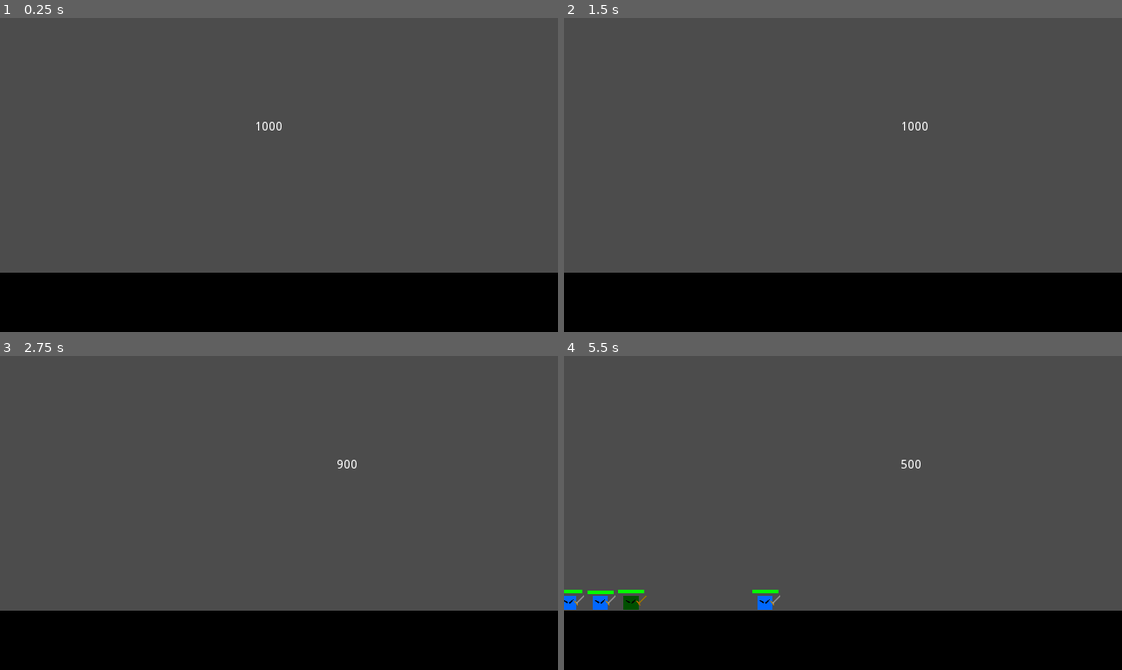
Above: before the commit, frames 1-4 (two rows, left to right).
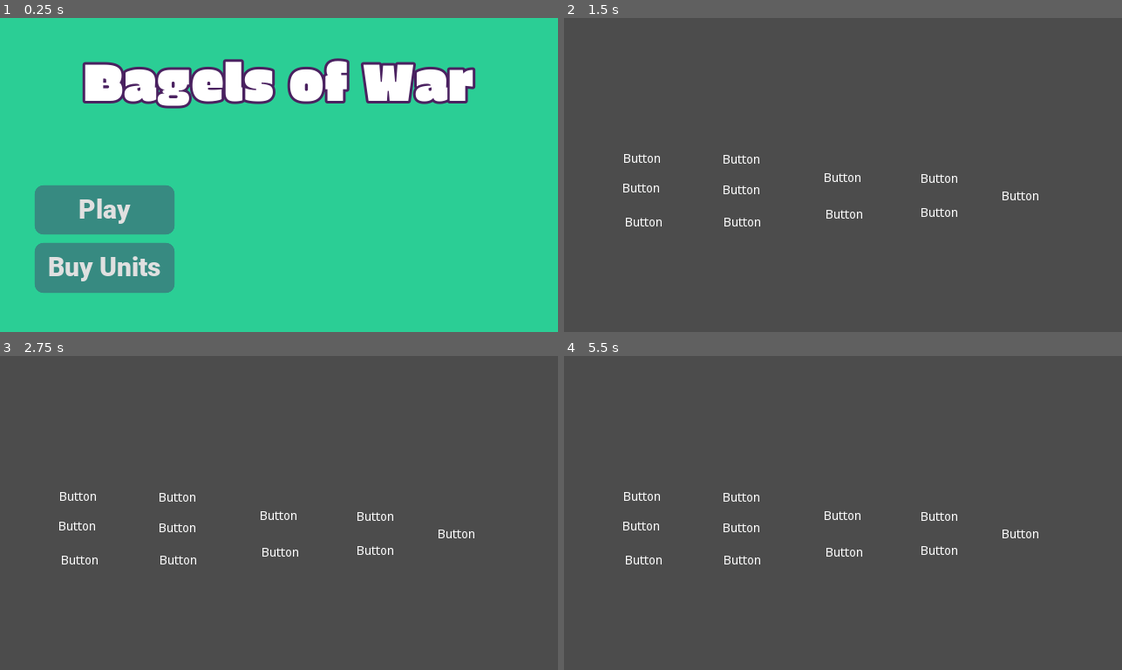
Above: after the commit, the same moments.

Repository: Boyquotes/mtx-project
Game: Godot game, scene res://src/scenes/TitleScreen.tscn
Two runs of this game, one before a commit and one after it. Both use one fixed random seed, a clock stepped at 60 frames per second and the inputs below. Before the commit the project starts from res://src/scenes/BattleScene.tscn. The engine's default icon, where the game draws it, is replaced by a stand-in: a white triangle on a blue panel in a dark square.
Inputs (mouse positions are in pixels of both pictures, inside the frame that each line leads up to):
- Up to frame 1 (0.25 s): no input
- Up to frame 2 (1.5 s): click (670, 269) at 0.5 s, where only the run after the commit has a clickable "Buy Units"; click (670, 209) at 1.25 s, where only the run after the commit has a clickable "Play"
- Up to frame 3 (2.75 s): tap Enter at 2 s; move the mouse to (401, 497) at 2.02 s; tap 1 (spawn_1) at 2.1 s
- Up to frame 4 (5.5 s): tap Space at 2.75 s; move the mouse to (731, 528) at 2.77 s; tap 2 (spawn_2) at 2.85, 5.1 s; move the mouse to (898, 443) at 3.52 s; tap 3 (spawn_3) at 3.6 s; move the mouse to (815, 575) at 4.27 s; tap 1 (spawn_1) at 4.35 s; move the mouse to (1010, 560) at 5.02 s

The runs differ from the first frame. In frame 1, 100% of the frame differs, in the area x 0-100%, y 0-100%; in frame 2, 20%; in frame 3, 20%; in frame 4, 21%.

Commit message:
Basic Main Menu / Title Screen

Diff:
--- a/project.godot
+++ b/project.godot
@@ -11,7 +11,7 @@
 [application]
 
 config/name="Age of Gacha"
-run/main_scene="res://src/scenes/BattleScene.tscn"
+run/main_scene="res://src/scenes/TitleScreen.tscn"
 config/icon="res://icon.png"
 
 [autoload]
--- /dev/null
+++ b/src/scenes/TitleScreen.gd
@@ -0,0 +1,8 @@
+extends Control
+
+export var unitSelectScreen : PackedScene
+export var unitBuyScreen : PackedScene
+
+
+func _on_PlayButton_button_up():
+	get_tree().change_scene(unitSelectScreen.resource_path)
--- /dev/null
+++ b/src/scenes/TitleScreen.tscn
@@ -0,0 +1,156 @@
+[gd_scene load_steps=12 format=2]
+
+[ext_resource path="res://src/user_interface/Fonts/EricaOne-Regular.ttf" type="DynamicFontData" id=1]
+[ext_resource path="res://src/user_interface/Fonts/Roboto-Black.ttf" type="DynamicFontData" id=2]
+[ext_resource path="res://src/scenes/TitleScreen.gd" type="Script" id=3]
+[ext_resource path="res://src/scenes/UnitSelectScreen.tscn" type="PackedScene" id=4]
+
+[sub_resource type="DynamicFont" id=1]
+size = 60
+outline_size = 3
+outline_color = Color( 0.290196, 0.129412, 0.376471, 1 )
+font_data = ExtResource( 1 )
+
+[sub_resource type="DynamicFont" id=2]
+size = 30
+font_data = ExtResource( 2 )
+
+[sub_resource type="StyleBoxFlat" id=3]
+bg_color = Color( 0.290196, 0.129412, 0.376471, 0.490196 )
+corner_radius_top_left = 10
+corner_radius_top_right = 10
+corner_radius_bottom_right = 10
+corner_radius_bottom_left = 10
+
+[sub_resource type="StyleBoxFlat" id=4]
+bg_color = Color( 0.290196, 0.129412, 0.376471, 0.686275 )
+corner_radius_top_left = 10
+corner_radius_top_right = 10
+corner_radius_bottom_right = 10
+corner_radius_bottom_left = 10
+
+[sub_resource type="StyleBoxFlat" id=6]
+bg_color = Color( 0.290196, 0.129412, 0.376471, 0.392157 )
+border_width_left = 5
+border_width_top = 5
+border_width_right = 5
+border_width_bottom = 5
+border_color = Color( 0.929412, 0.627451, 0.0705882, 1 )
+corner_radius_top_left = 10
+corner_radius_top_right = 10
+corner_radius_bottom_right = 10
+corner_radius_bottom_left = 10
+
+[sub_resource type="StyleBoxFlat" id=5]
+bg_color = Color( 0.290196, 0.129412, 0.376471, 0.392157 )
+corner_radius_top_left = 10
+corner_radius_top_right = 10
+corner_radius_bottom_right = 10
+corner_radius_bottom_left = 10
+
+[sub_resource type="StyleBoxFlat" id=7]
+bg_color = Color( 0.290196, 0.129412, 0.376471, 0.392157 )
+border_width_left = 5
+border_width_top = 5
+border_width_right = 5
+border_width_bottom = 5
+border_color = Color( 0.929412, 0.627451, 0.0705882, 1 )
+corner_radius_top_left = 10
+corner_radius_top_right = 10
+corner_radius_bottom_right = 10
+corner_radius_bottom_left = 10
+
+[node name="TitleScreen" type="Control"]
+anchor_right = 1.0
+anchor_bottom = 1.0
+script = ExtResource( 3 )
+unitSelectScreen = ExtResource( 4 )
+
+[node name="ColorRect" type="ColorRect" parent="."]
+margin_right = 640.0
+margin_bottom = 360.0
+color = Color( 0.168627, 0.807843, 0.584314, 1 )
+
+[node name="MarginContainer" type="MarginContainer" parent="."]
+margin_right = 640.0
+margin_bottom = 360.0
+custom_constants/margin_right = 10
+custom_constants/margin_top = 10
+custom_constants/margin_left = 10
+custom_constants/margin_bottom = 45
+
+[node name="VBoxContainer" type="VBoxContainer" parent="MarginContainer"]
+margin_left = 10.0
+margin_top = 10.0
+margin_right = 630.0
+margin_bottom = 315.0
+custom_constants/separation = 60
+
+[node name="Label" type="Label" parent="MarginContainer/VBoxContainer"]
+margin_right = 620.0
+margin_bottom = 122.0
+size_flags_horizontal = 3
+size_flags_vertical = 7
+custom_fonts/font = SubResource( 1 )
+text = "Bagels of War"
+align = 1
+valign = 1
+
+[node name="VBoxContainer" type="VBoxContainer" parent="MarginContainer/VBoxContainer"]
+margin_top = 182.0
+margin_right = 620.0
+margin_bottom = 305.0
+size_flags_horizontal = 3
+size_flags_vertical = 3
+custom_constants/separation = 10
+
+[node name="MarginContainer" type="MarginContainer" parent="MarginContainer/VBoxContainer/VBoxContainer"]
+margin_right = 620.0
+margin_bottom = 56.0
+size_flags_horizontal = 3
+size_flags_vertical = 3
+custom_constants/margin_right = 430
+custom_constants/margin_left = 30
+
+[node name="PlayButton" type="Button" parent="MarginContainer/VBoxContainer/VBoxContainer/MarginContainer"]
+margin_left = 30.0
+margin_right = 190.0
+margin_bottom = 56.0
+size_flags_horizontal = 3
+size_flags_vertical = 3
+custom_fonts/font = SubResource( 2 )
+custom_styles/hover = SubResource( 3 )
+custom_styles/pressed = SubResource( 4 )
+custom_styles/focus = SubResource( 6 )
+custom_styles/normal = SubResource( 5 )
+text = "Play"
+__meta__ = {
+"_editor_description_": ""
+}
+
+[node name="MarginContainer2" type="MarginContainer" parent="MarginContainer/VBoxContainer/VBoxContainer"]
+margin_top = 66.0
+margin_right = 620.0
+margin_bottom = 123.0
+size_flags_horizontal = 3
+size_flags_vertical = 3
+custom_constants/margin_right = 430
+custom_constants/margin_left = 30
+
+[node name="BuyUnitButton" type="Button" parent="MarginContainer/VBoxContainer/VBoxContainer/MarginContainer2"]
+margin_left = 30.0
+margin_right = 190.0
+margin_bottom = 57.0
+size_flags_horizontal = 3
+size_flags_vertical = 3
+custom_fonts/font = SubResource( 2 )
+custom_styles/hover = SubResource( 3 )
+custom_styles/pressed = SubResource( 4 )
+custom_styles/focus = SubResource( 7 )
+custom_styles/normal = SubResource( 5 )
+text = "Buy Units"
+__meta__ = {
+"_editor_description_": ""
+}
+
+[connection signal="button_up" from="MarginContainer/VBoxContainer/VBoxContainer/MarginContainer/PlayButton" to="." method="_on_PlayButton_button_up"]
Binary file added: src/user_interface/Fonts/EricaOne-Regular.ttf
Binary file added: src/user_interface/Fonts/Roboto-Black.ttf
Binary file added: src/user_interface/Fonts/Roboto-BlackItalic.ttf
Binary file added: src/user_interface/Fonts/Roboto-Bold.ttf
Binary file added: src/user_interface/Fonts/Roboto-BoldItalic.ttf
Binary file added: src/user_interface/Fonts/Roboto-Italic.ttf
Binary file added: src/user_interface/Fonts/Roboto-Light.ttf
Binary file added: src/user_interface/Fonts/Roboto-LightItalic.ttf
Binary file added: src/user_interface/Fonts/Roboto-Medium.ttf
Binary file added: src/user_interface/Fonts/Roboto-MediumItalic.ttf
Binary file added: src/user_interface/Fonts/Roboto-Regular.ttf
Binary file added: src/user_interface/Fonts/Roboto-Thin.ttf
(and 1 more such lines)
